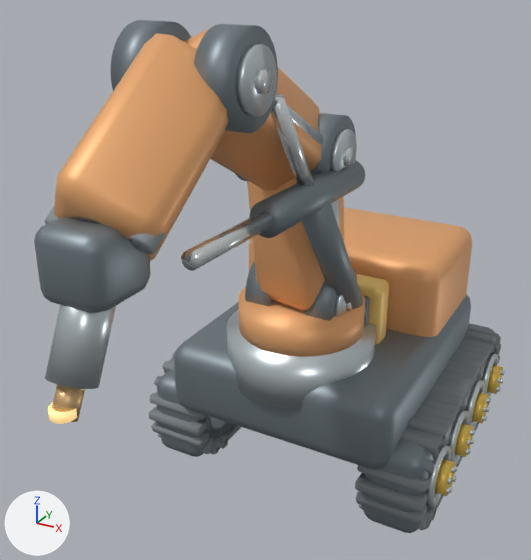
Before and after pictures for a commit that changed the glTF model assets/krew/forge_ultra.glb.
The view is the same before and after, from a camera (50 mm lens) standing at (1.15, -2.72, 2.05) and looking at (-0.06, -0.52, 0.95). The axes (+X, +Y, +Z) are drawn at lower left. The lights are the same throughout. The older version comes first. Where no turn or scale is listed for an object, it has been applied to the vertices. Vertices at exactly the same position are counted once.

The scene before the commit, as lines of its bpy script (objects in view):
```python
me_armjoint0_frame = bpy.data.meshes.new('ArmJoint0_frame')
me_armjoint0_frame.from_pydata(...)  # a 48-sided cylinder along x spanning x -0.18..-0.08, y -0.465..-0.195, z 0.703..0.973; a 48-sided cylinder along x spanning x 0.08..0.18, y -0.465..-0.195, z 0.703..0.973
me_armjoint0_frame.materials.append(mat_frame)  # grey #828d94
me_hydraulicrod_chrome = bpy.data.meshes.new('HydraulicRod_chrome')
me_hydraulicrod_chrome.from_pydata(...)  # 100 vertices, 192 faces; spans x 0.154..0.206, y -1.341..-0.624, z 1.316..1.703
me_hydraulicrod_chrome.materials.append(mat_chrome)  # white #ecf1f2
me_hydraulics_frame = bpy.data.meshes.new('Hydraulics_frame')
me_hydraulics_frame.from_pydata(...)  # 100 vertices, 192 faces; spans x 0.125..0.235, y -0.954..-0.185, z 0.716..1.412
me_hydraulics_frame.materials.append(mat_frame)  # grey #828d94
ob_armjoint0_frame = bpy.data.objects.new('ArmJoint0_frame', me_armjoint0_frame)
ob_armjoint0_frame.location = (0.0, 0.0, 0.0)
ob_hydraulicrod_chrome = bpy.data.objects.new('HydraulicRod_chrome', me_hydraulicrod_chrome)
ob_hydraulicrod_chrome.location = (0.0, 0.0, 0.0)
ob_hydraulics_frame = bpy.data.objects.new('Hydraulics_frame', me_hydraulics_frame)
ob_hydraulics_frame.location = (0.0, 0.0, 0.0)
# also in view: 'RightTrack_paint' at (0.64, 0.06, 0.2); 'RightTrack_frame' at (0.49, 0.06, 0.2); 'Turret_orange' at (0.0, -0.33, 0.74); 'ArmJoint2_frame' at (0.0, -1.02, 1.76); 'Torch_steel' at (0.0, -1.54, 1.23)
```
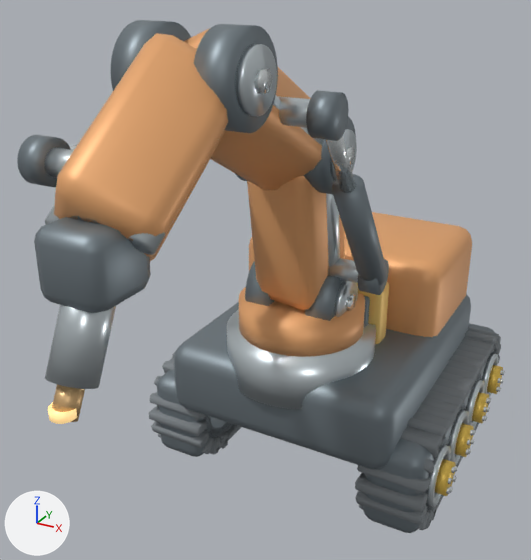
Edits to the scene script, one JSON object a line:
```json
{"block": "me_hydraulics_frame", "where": "# used by ob_hydraulics_frame; location = (0.0, 0.0, 0.0)"}
{"op": "remove", "block": "me_hydraulics_frame", "code": "me_hydraulics_frame.from_pydata(...)  # 100 vertices, 192 faces; spans x 0.125..0.235, y -0.954..-0.185, z 0.716..1.412"}
{"op": "add", "block": "me_hydraulics_frame", "code": "me_hydraulics_frame.from_pydata(...)  # 100 vertices, 192 faces; spans x -0.352..0.352, y -1.027..-0.309, z 0.95..1.586"}
{"block": "me_hydraulics_frame", "change": "me_hydraulics_frame part 1: the loose piece of 50 vertices spanning x 0.125..0.235, y -0.69..-0.185, z 0.716..1.363 is multiplied about its middle by the matrix ((0.945, -0.011, -0.008), (0.011, 0.864, 0.128), (0.008, 0.105, 0.78)), then moved by (0.12, -0.056, 0.146)"}
{"block": "me_hydraulics_frame", "change": "me_hydraulics_frame part 2: the loose piece of 50 vertices spanning x 0.125..0.235, y -0.954..-0.318, z 1.283..1.412 is multiplied about its middle by the matrix ((0.945, -0.001, -0.027), (0.002, 0.728, 0.033), (0.027, -0.014, 0.944)), then moved by (-0.48, -0.158, 0.173)"}
{"block": "me_hydraulicrod_chrome", "where": "# used by ob_hydraulicrod_chrome; location = (0.0, 0.0, 0.0)"}
{"op": "remove", "block": "me_hydraulicrod_chrome", "code": "me_hydraulicrod_chrome.from_pydata(...)  # 100 vertices, 192 faces; spans x 0.154..0.206, y -1.341..-0.624, z 1.316..1.703"}
{"op": "add", "block": "me_hydraulicrod_chrome", "code": "me_hydraulicrod_chrome.from_pydata(...)  # 100 vertices, 192 faces; spans x -0.325..0.325, y -1.307..-0.615, z 1.376..1.657"}
{"block": "me_hydraulicrod_chrome", "change": "me_hydraulicrod_chrome part 3: the loose piece of 50 vertices spanning x 0.154..0.206, y -0.921..-0.624, z 1.316..1.703 is multiplied about its middle by the matrix ((0.961, -0.011, -0.008), (0.011, 0.874, 0.136), (0.008, 0.112, 0.785)), then moved by (0.12, 0.05, 0.007)"}
{"block": "me_hydraulicrod_chrome", "change": "me_hydraulicrod_chrome part 4: the loose piece of 50 vertices spanning x 0.154..0.206, y -1.341..-0.952, z 1.331..1.394 is multiplied about its middle by the matrix ((0.961, -0.001, -0.027), (0.002, 0.728, 0.034), (0.027, -0.014, 0.96)), then moved by (-0.48, -0.019, 0.18)"}
{"op": "add", "block": "me_rampivot_frame", "code": ["me_rampivot_frame = bpy.data.meshes.new('RamPivot_frame')", "me_rampivot_frame.from_pydata(...)  # a 48-sided cylinder along x spanning x 0.265..0.335, y -0.418..-0.286, z 0.914..1.046; a 48-sided cylinder along x spanning x 0.265..0.335, y -0.876..-0.744, z 1.577..1.709; a 48-sided cylinder along x spanning x -0.335..-0.265, y -0.63..-0.498, z 1.441..1.573; a 48-sided cylinder along x spanning x -0.335..-0.265, y -1.372..-1.24, z 1.484..1.616", "me_rampivot_frame.materials.append(mat_frame)  # grey #828d94"]}
{"op": "add", "block": "me_rammount_steel", "code": ["me_rammount_steel = bpy.data.meshes.new('RamMount_steel')", "me_rammount_steel.from_pydata(...)  # 200 vertices, 384 faces; spans x -0.3..0.3, y -1.346..-0.312, z 0.94..1.682", "me_rammount_steel.materials.append(mat_steel)  # light grey #d2dbdf"]}
{"op": "add", "block": "ob_rampivot_frame", "code": ["ob_rampivot_frame = bpy.data.objects.new('RamPivot_frame', me_rampivot_frame)", "ob_rampivot_frame.location = (0.0, 0.0, 0.0)"]}
{"op": "add", "block": "ob_rammount_steel", "code": ["ob_rammount_steel = bpy.data.objects.new('RamMount_steel', me_rammount_steel)", "ob_rammount_steel.location = (0.0, 0.0, 0.0)"]}
```

Changed parts and their boxes [x1, y1, x2, y2] in the pictures (531 x 560 px; the box of a moved part takes in the faces that stretch with it):
```json
{"object": "Hydraulics_frame", "change": "reshaped", "before": [249, 160, 366, 317], "after": [332, 174, 387, 286]}
{"object": "HydraulicRod_chrome", "change": "reshaped", "before": [181, 94, 314, 271], "after": [69, 136, 356, 193], "on screen": "mostly hidden afterwards"}
{"object": "RamPivot_frame", "change": "added", "after": [17, 90, 389, 295]}
{"object": "RamMount_steel", "change": "added", "after": [44, 96, 358, 283], "on screen": "mostly hidden"}
{"part": 1, "of": "me_hydraulics_frame", "change": "moved or reshaped", "before": [302, 201, 364, 309], "after": [332, 174, 387, 286]}
{"part": 2, "of": "me_hydraulics_frame", "change": "moved or reshaped", "before": [249, 160, 365, 238], "on screen": "not visible afterwards"}
{"part": 3, "of": "me_hydraulicrod_chrome", "change": "moved or reshaped", "before": [270, 94, 314, 186], "after": [326, 136, 356, 193]}
{"part": 4, "of": "me_hydraulicrod_chrome", "change": "moved or reshaped", "before": [181, 211, 274, 271], "after": [69, 144, 78, 150], "on screen": "mostly hidden afterwards"}
```
